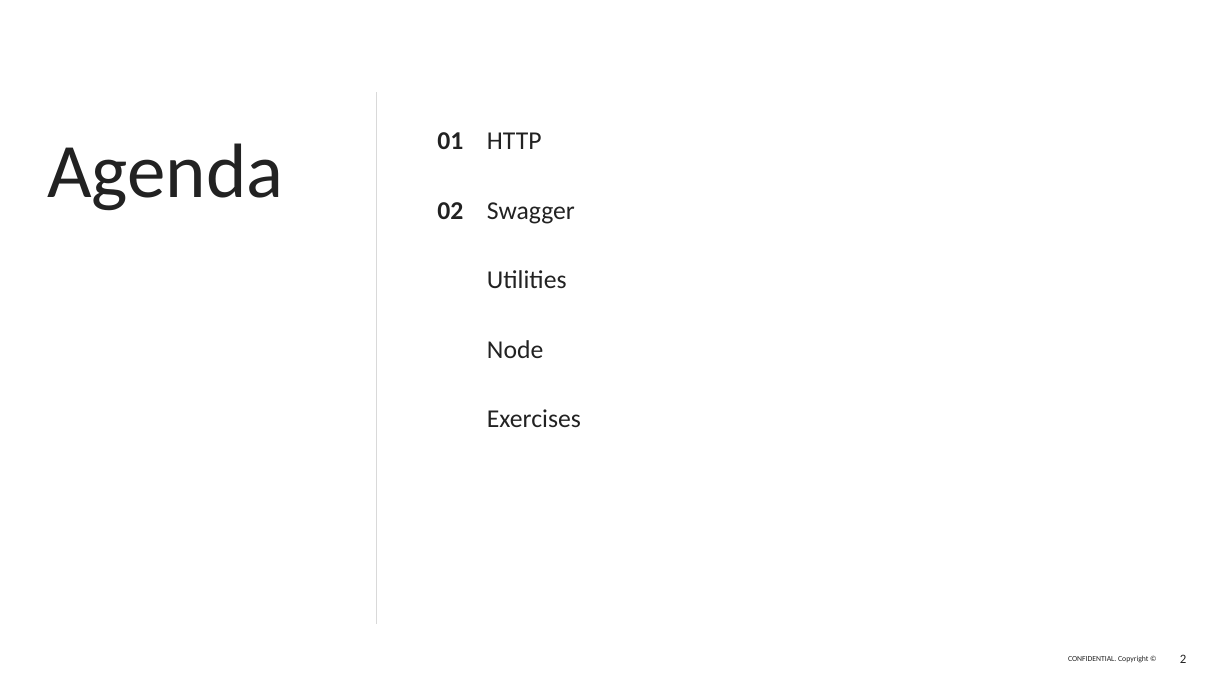
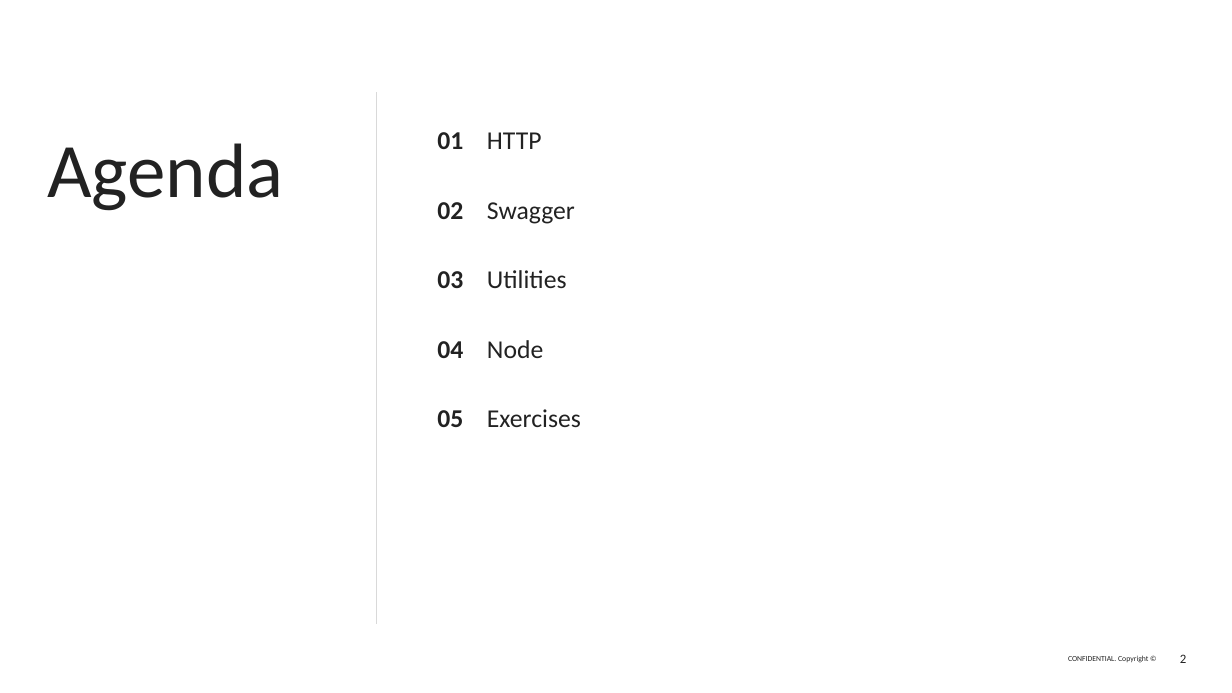
Before and after one commit to epam-nye-cooperation/epam-nye-webapp-2024, a slide deck: slide 2 of slides/05-tools.pptx. Drawn at 1232x693 pixels with LibreOffice and Linux fonts; fonts in the diff are those of the drawing; background and template pictures are left out. Boxes give left, top, right and bottom in pixels: in the first picture for what was removed or moved away, otherwise in the second. Text is boxed around its words. In the diff, an @@ line names an element or a change of style, - is before the commit and + after.

```diff
--- a/slides/05-tools.pptx
+++ b/slides/05-tools.pptx
@@ text added at [437, 271, 463, 288], 20 pt, text #222222, bold @@
+03
@@ text added at [437, 341, 463, 358], 20 pt, text #222222, bold @@
+04
@@ text added at [437, 410, 463, 427], 20 pt, text #222222, bold @@
+05
```
Also in this commit, not shown: 12 other files.
